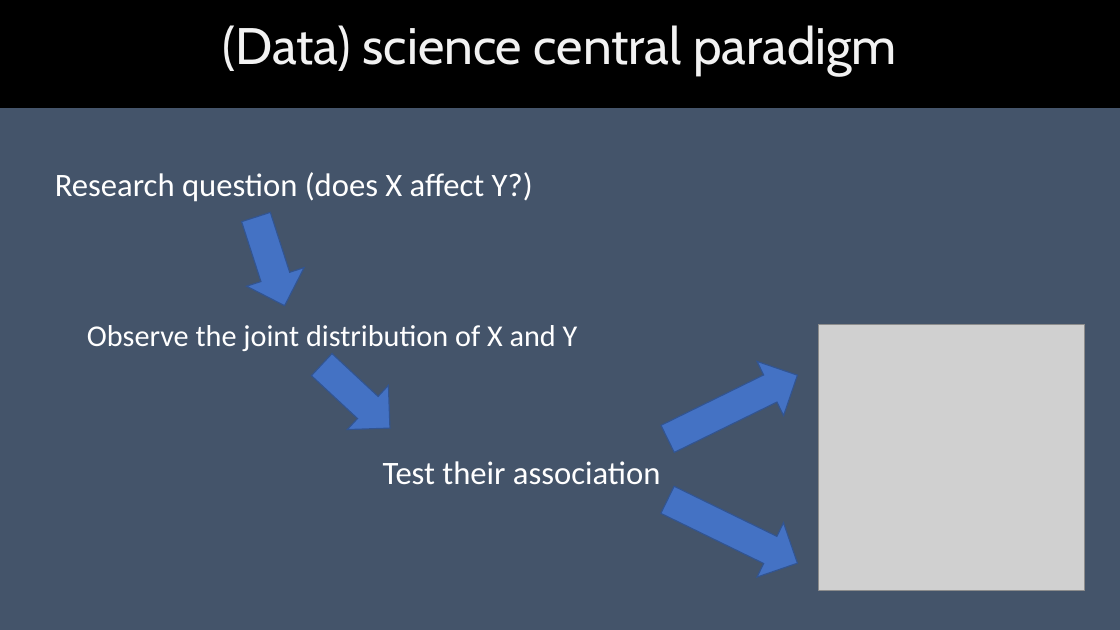
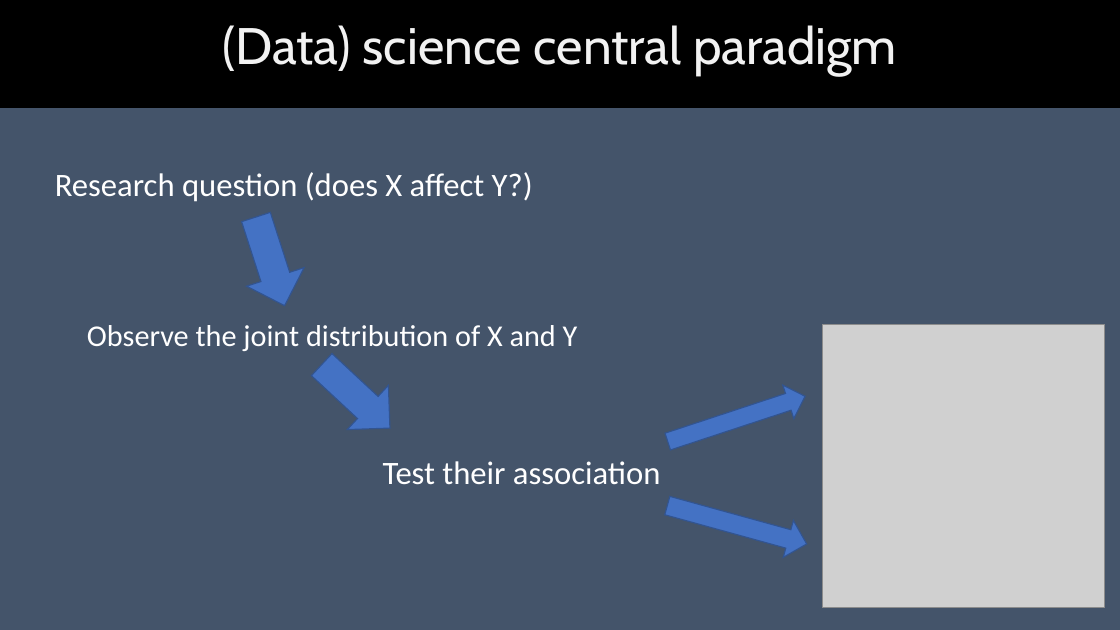
Before and after one commit to georgemsavva/DataScienceGroup, a slide deck: slide 4 of pvalues.pptx. Drawn at 1120x630 pixels with LibreOffice and Linux fonts; fonts in the diff are those of the drawing; grey boxes stand for pictures. Boxes give left, top, right and bottom in pixels: in the first picture for what was removed or moved away, otherwise in the second. Text is boxed around its words. In the diff, an @@ line names an element or a change of style, - is before the commit and + after.

```diff
--- a/pvalues.pptx
+++ b/pvalues.pptx
@@ picture resized from (x1=819, y1=324, x2=1085, y2=590) to (x1=823, y1=324, x2=1106, y2=607) @@
@@ down arrow at (x1=663, y1=380, x2=811, y2=459): rotation 243 to 251 degrees @@
@@ down arrow at (x1=663, y1=487, x2=812, y2=563): rotation 296 to 285 degrees @@
```
Also in this commit, not shown: 8 other slides changed, 1 slide added.
